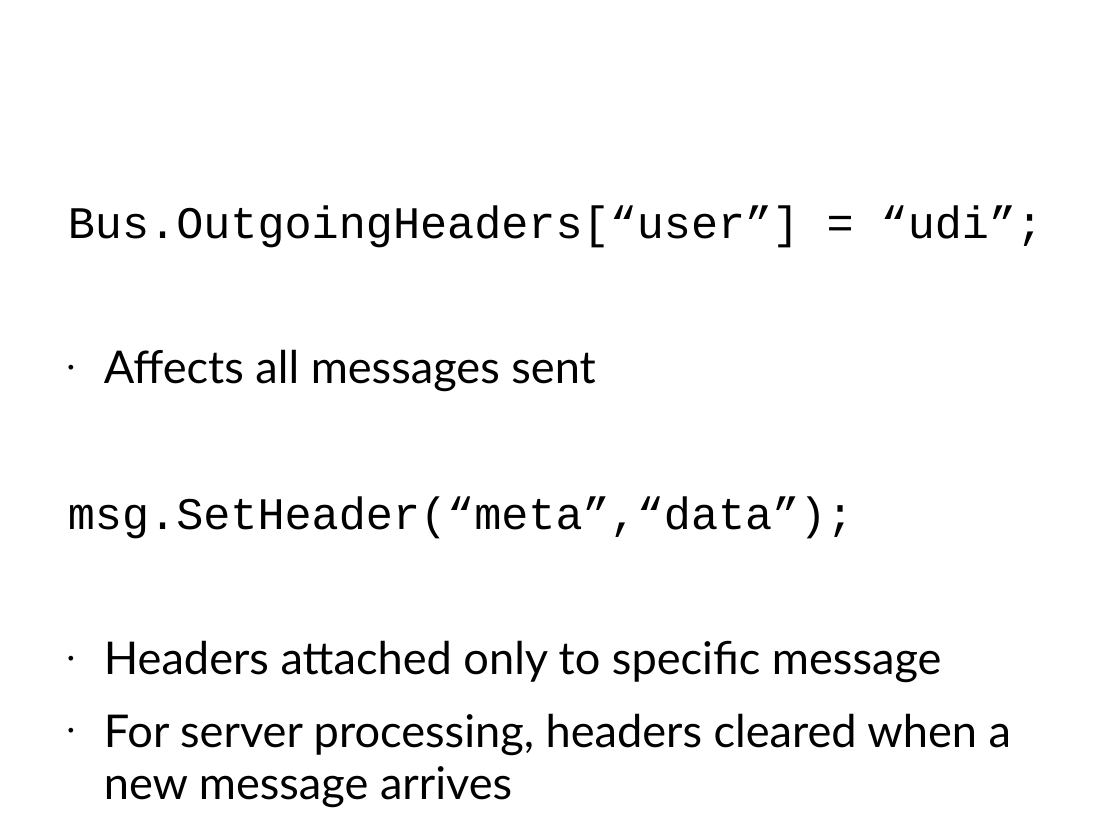
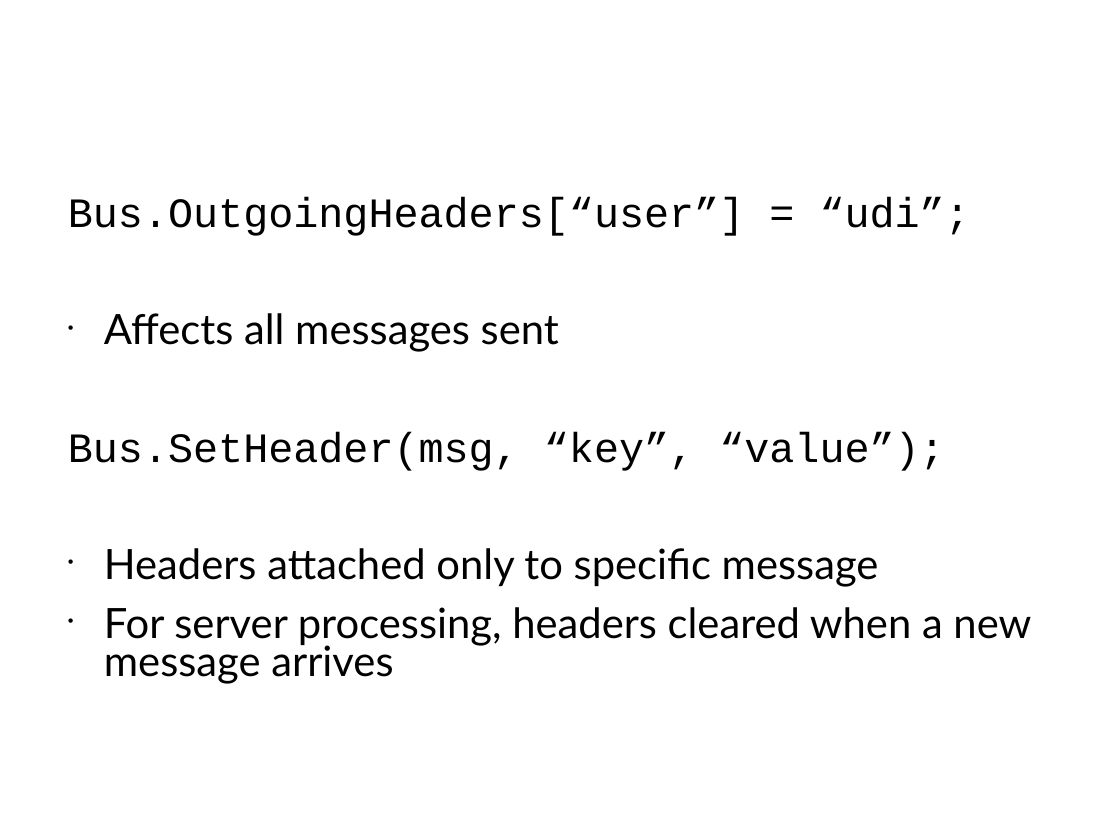
Before and after one commit to Particular/Course.Slides, a slide deck: slide 31 of EnterpriseDevelopmentWithNServiceBus.pptx. Drawn at 1120x840 pixels with LibreOffice and Linux fonts; fonts in the diff are those of the drawing; background and template pictures are left out. Boxes give left, top, right and bottom in pixels: in the first picture for what was removed or moved away, otherwise in the second. Text is boxed around its words. In the diff, an @@ line names an element or a change of style, - is before the commit and + after.

```diff
--- a/EnterpriseDevelopmentWithNServiceBus.pptx
+++ b/EnterpriseDevelopmentWithNServiceBus.pptx
@@ text at (68, 197, 1031, 684): size 32 to 29.6 pt in "Bus.OutgoingHeaders[“user”] = “udi”;", "Affects all messages sent", "Headers attached only to specific message", "For server processing, headers cleared when a ..."; line spacing 0.97 to 0.77 @@
@@ text at (68, 431, 944, 471): text changed; size 32 to 29.6 pt @@
-msg.SetHeader(“meta”,“data”);
+Bus.SetHeader(msg, “key”, “value”);
```
Also in this commit, not shown: 4 other slides changed.
